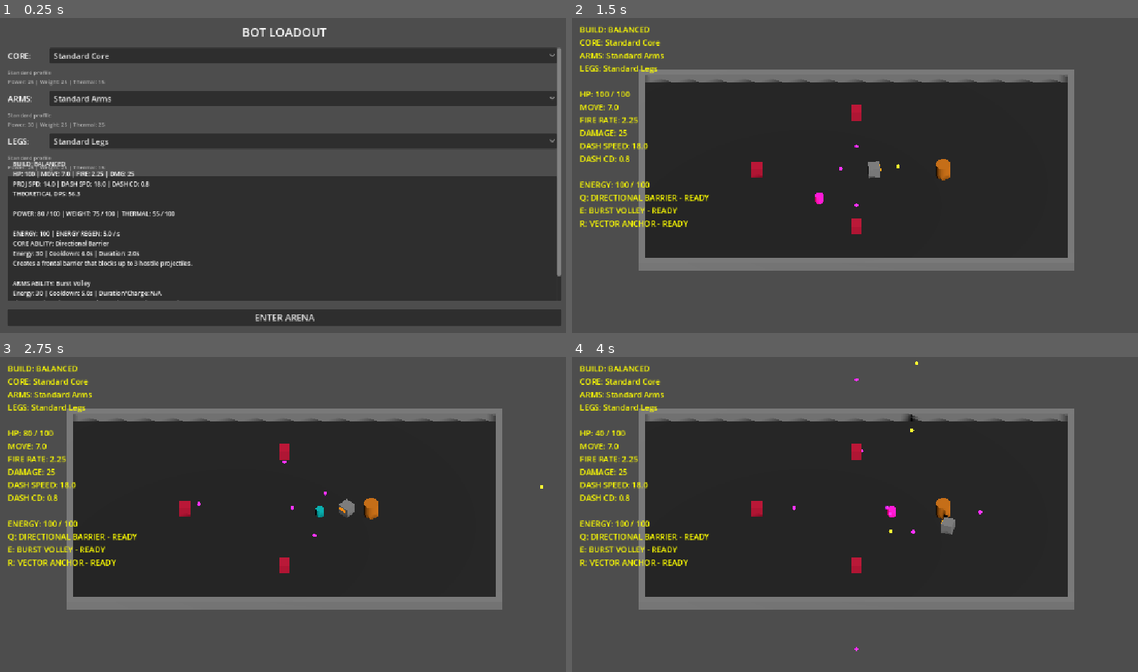
Above: before the commit, frames 1-4 (two rows, left to right).
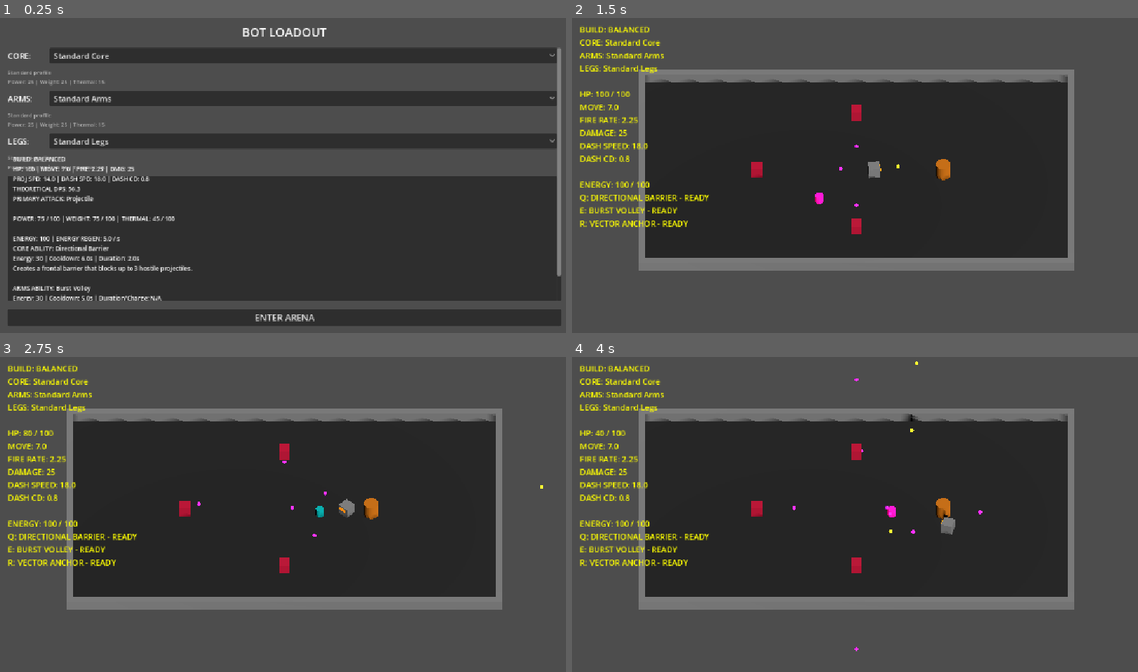
Above: after the commit, the same moments.

Repository: zwordup-sudo/BotArena
Game: Godot game, scene res://scenes/loadout_3d.tscn
Same seed, same stepped clock (60 frames per second), same inputs: the game is played once before the commit and once after it.
Inputs (mouse positions are in pixels of both pictures, inside the frame that each line leads up to):
- Up to frame 1 (0.25 s): no input
- Up to frame 2 (1.5 s): click "ENTER ARENA" at 0.5 s; tap Enter at 1.25 s; move the mouse to (985, 159) at 1.27 s; press the mouse at (985, 159) at 1.28 s; hold D (move_right) from 1.28 s (still down)
- Up to frame 3 (2.75 s): release D (move_right) at 2 s; release the mouse at (413, 498) at 2 s; drag from (169, 530) to (254, 577) at 2.02 s
- Up to frame 4 (4 s): tap Space (dash) at 2.75 s; move the mouse to (911, 442) at 2.77 s; press the mouse at (911, 442) at 2.78 s; hold D (move_right) 2.78-3.5 s; release the mouse at (911, 442) at 3.5 s; drag from (826, 577) to (685, 464) at 3.52 s

The runs differ from the first frame. In frame 1, 4.9% of the frame differs, in the area x 2-35%, y 33-90%; in frame 2, less than 0.1%; in frame 3, less than 0.1%; in frame 4, less than 0.1%.

Commit message:
refactor: generalize primary attack architecture

Diff:
--- /dev/null
+++ b/resources/attacks/lab/basic_projectile_attack.tres
@@ -0,0 +1,12 @@
+[gd_resource type="Resource" script_class="PrimaryAttackData" load_steps=3 format=3]
+
+[ext_resource type="PackedScene" path="res://scenes/projectile_3d.tscn" id="1_scene"]
+[ext_resource type="Script" path="res://scripts/data/primary_attack_data.gd" id="2_script"]
+
+[resource]
+script = ExtResource("2_script")
+id = "basic_projectile_attack"
+display_name = "Projectile"
+attack_type = 0
+projectile_scene = ExtResource("1_scene")
+can_hold_to_attack = true
--- a/resources/parts/arms/heavy_arms.tres
+++ b/resources/parts/arms/heavy_arms.tres
@@ -1,10 +1,11 @@
-[gd_resource type="Resource" script_class="PartData" load_steps=3 format=3]
+[gd_resource type="Resource" script_class="PartData" load_steps=4 format=3]
 
 [ext_resource type="Resource" path="res://resources/abilities/arms/heavy_charged_shot.tres" id="1_ability"]
-[ext_resource type="Script" path="res://scripts/data/part_data.gd" id="2_partdata"]
+[ext_resource type="Resource" path="res://resources/attacks/lab/basic_projectile_attack.tres" id="2_attack"]
+[ext_resource type="Script" path="res://scripts/data/part_data.gd" id="3_partdata"]
 
 [resource]
-script = ExtResource("2_partdata")
+script = ExtResource("3_partdata")
 id = "heavy_arms"
 display_name = "Heavy Arms"
 slot = 1
@@ -21,3 +22,4 @@
 weight_cost = 40.0
 thermal_load = 40.0
 active_ability = ExtResource("1_ability")
+primary_attack = ExtResource("2_attack")
--- a/resources/parts/arms/rapid_arms.tres
+++ b/resources/parts/arms/rapid_arms.tres
@@ -1,10 +1,11 @@
-[gd_resource type="Resource" script_class="PartData" load_steps=3 format=3]
+[gd_resource type="Resource" script_class="PartData" load_steps=4 format=3]
 
 [ext_resource type="Resource" path="res://resources/abilities/arms/rapid_twin_stream.tres" id="1_ability"]
-[ext_resource type="Script" path="res://scripts/data/part_data.gd" id="2_partdata"]
+[ext_resource type="Resource" path="res://resources/attacks/lab/basic_projectile_attack.tres" id="2_attack"]
+[ext_resource type="Script" path="res://scripts/data/part_data.gd" id="3_partdata"]
 
 [resource]
-script = ExtResource("2_partdata")
+script = ExtResource("3_partdata")
 id = "rapid_arms"
 display_name = "Rapid Arms"
 slot = 1
@@ -21,3 +22,4 @@
 weight_cost = 20.0
 thermal_load = 25.0
 active_ability = ExtResource("1_ability")
+primary_attack = ExtResource("2_attack")
--- a/resources/parts/arms/standard_arms.tres
+++ b/resources/parts/arms/standard_arms.tres
@@ -1,10 +1,11 @@
-[gd_resource type="Resource" script_class="PartData" load_steps=3 format=3]
+[gd_resource type="Resource" script_class="PartData" load_steps=4 format=3]
 
 [ext_resource type="Resource" path="res://resources/abilities/arms/standard_burst_volley.tres" id="1_ability"]
-[ext_resource type="Script" path="res://scripts/data/part_data.gd" id="2_partdata"]
+[ext_resource type="Resource" path="res://resources/attacks/lab/basic_projectile_attack.tres" id="2_attack"]
+[ext_resource type="Script" path="res://scripts/data/part_data.gd" id="3_partdata"]
 
 [resource]
-script = ExtResource("2_partdata")
+script = ExtResource("3_partdata")
 id = "standard_arms"
 display_name = "Standard Arms"
 slot = 1
@@ -17,7 +18,8 @@
 dash_speed_pct = 0.0
 dash_cooldown_pct = 0.0
 dash_duration_pct = 0.0
-power_cost = 30.0
+power_cost = 25.0
 weight_cost = 25.0
-thermal_load = 25.0
+thermal_load = 15.0
 active_ability = ExtResource("1_ability")
+primary_attack = ExtResource("2_attack")
--- a/scripts/data/part_data.gd
+++ b/scripts/data/part_data.gd
@@ -23,5 +23,8 @@
 @export var weight_cost: float = 0.0
 @export var thermal_load: float = 0.0
 
-# Active Ability (Core only)
+# Active Ability (Core, Arms, Legs)
 @export var active_ability: Resource
+
+# Primary Attack (Arms only)
+@export var primary_attack: Resource
--- /dev/null
+++ b/scripts/data/primary_attack_data.gd
@@ -0,0 +1,14 @@
+class_name PrimaryAttackData
+extends Resource
+
+enum AttackType {
+	PROJECTILE,
+	MELEE_ARC,
+	THRUST
+}
+
+@export var id: String = ""
+@export var display_name: String = ""
+@export var attack_type: AttackType = AttackType.PROJECTILE
+@export var projectile_scene: PackedScene
+@export var can_hold_to_attack: bool = true
--- a/scripts/loadout_3d.gd
+++ b/scripts/loadout_3d.gd
@@ -137,6 +137,18 @@
 	if calc.system_stress:
 		stress_txt = " | SYSTEM STRESS - Dash Cooldown +15%"
 
+	# Primary attack summary
+	var primary_atk_txt = "PRIMARY ATTACK: None"
+	if current_build.arms and current_build.arms.get("primary_attack"):
+		var atk = current_build.arms.primary_attack
+		var type_name = "Projectile"
+		var atk_type = atk.attack_type
+		if atk_type == 1:
+			type_name = "Melee Arc"
+		elif atk_type == 2:
+			type_name = "Thrust"
+		primary_atk_txt = "PRIMARY ATTACK: " + type_name
+
 	# Core active ability summary
 	var ability_txt = "CORE ABILITY: None"
 	if current_build.core and current_build.core.active_ability:
@@ -182,7 +194,8 @@
 		"BUILD: " + build_name + stress_txt + "\n" +
 		"HP: " + str(int(calc.max_health)) + " | MOVE: " + str(snapped(calc.movement_speed, 0.1)) + " | FIRE: " + str(snapped(calc.fire_rate, 0.01)) + " | DMG: " + str(int(calc.projectile_damage)) + "\n" +
 		"PROJ SPD: " + str(snapped(calc.projectile_speed, 0.1)) + " | DASH SPD: " + str(snapped(calc.dash_speed, 0.1)) + " | DASH CD: " + str(snapped(calc.dash_cooldown, 0.01)) + "\n" +
-		"THEORETICAL DPS: " + str(snapped(dps, 0.1)) + "\n\n" +
+		"THEORETICAL DPS: " + str(snapped(dps, 0.1)) + "\n" +
+		primary_atk_txt + "\n\n" +
 		"POWER: " + power_txt + " | WEIGHT: " + weight_txt + " | THERMAL: " + thermal_txt + "\n\n" +
 		"ENERGY: 100 | ENERGY REGEN: 5.0 / s\n" +
 		ability_txt + "\n\n" +
--- a/scripts/player_3d.gd
+++ b/scripts/player_3d.gd
@@ -370,12 +370,15 @@
 	if Input.is_action_just_pressed("legs_ability"):
 		activate_legs_ability()
 
-	# Primary Attack (Continuous fire) - Disabled during Burst Volley, Charged Shot Charging, and Rocket Lunge
+	# Primary Attack - Disabled during Burst Volley, Charged Shot Charging, and Rocket Lunge
 	var fire_allowed = not is_burst_volley_active and not is_charged_shot_charging and not is_rocket_lunging
-	if Input.is_action_pressed("attack_primary") and fire_allowed:
-		if fire_cooldown_timer <= 0.0:
-			shoot()
-			fire_cooldown_timer = 1.0 / fire_rate
+	if fire_allowed and bot_build and bot_build.arms and bot_build.arms.get("primary_attack"):
+		var atk = bot_build.arms.primary_attack
+		var input_pressed = Input.is_action_pressed("attack_primary") if atk.get("can_hold_to_attack") == true else Input.is_action_just_pressed("attack_primary")
+		if input_pressed:
+			if fire_cooldown_timer <= 0.0:
+				shoot()
+				fire_cooldown_timer = 1.0 / fire_rate
 
 	# Update Canvas HUD
 	update_canvas_hud()
@@ -869,12 +872,34 @@
 	dash_cooldown_timer = dash_cooldown
 
 func shoot() -> void:
-	if is_arms_active and bot_build and bot_build.arms and bot_build.arms.active_ability.effect_type == 4: # TWIN_STREAM
+	if not bot_build or not bot_build.arms:
+		push_warning("Primary attack failed: No arms equipped.")
+		return
+	var part_arms = bot_build.arms
+	var attack_data = part_arms.get("primary_attack")
+	if not attack_data:
+		push_warning("Primary attack failed: No primary attack data configured.")
+		return
+
+	var attack_type = attack_data.get("attack_type")
+	if attack_type == 0: # PROJECTILE
+		execute_projectile_primary(attack_data)
+	else:
+		push_warning("Primary attack failed: Unsupported attack type: " + str(attack_type))
+
+func execute_projectile_primary(attack_data: Resource) -> void:
+	var proj_scene = attack_data.get("projectile_scene")
+	if not proj_scene:
+		push_warning("Projectile attack failed: Missing projectile scene.")
+		return
+
+	# Twin Stream ability modifies the projectile pattern during its active duration
+	if is_arms_active and bot_build.arms.active_ability.effect_type == 4: # TWIN_STREAM
 		var spread = deg_to_rad(2.5) # 5 degrees total symmetric spread
-		fire_twin_projectile(-spread)
-		fire_twin_projectile(spread)
+		fire_twin_projectile_from_scene(proj_scene, -spread)
+		fire_twin_projectile_from_scene(proj_scene, spread)
 	else:
-		var proj = PROJECTILE_SCENE.instantiate()
+		var proj = proj_scene.instantiate()
 		var aim_dir = -aim_pivot.global_transform.basis.z
 		aim_dir.y = 0.0
 		aim_dir = aim_dir.normalized()
@@ -888,8 +913,8 @@
 		proj.damage = projectile_damage
 		proj.speed = projectile_speed
 
-func fire_twin_projectile(angle_offset: float) -> void:
-	var proj = PROJECTILE_SCENE.instantiate()
+func fire_twin_projectile_from_scene(proj_scene: PackedScene, angle_offset: float) -> void:
+	var proj = proj_scene.instantiate()
 	var aim_dir = -aim_pivot.global_transform.basis.z
 	aim_dir.y = 0.0
 	aim_dir = aim_dir.normalized()
Not shown, added: scripts/data/primary_attack_data.gd.uid
